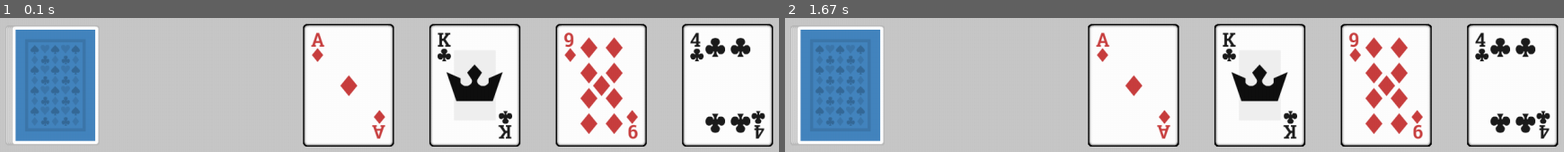
Above: before the commit, frames 1-2 (left to right).
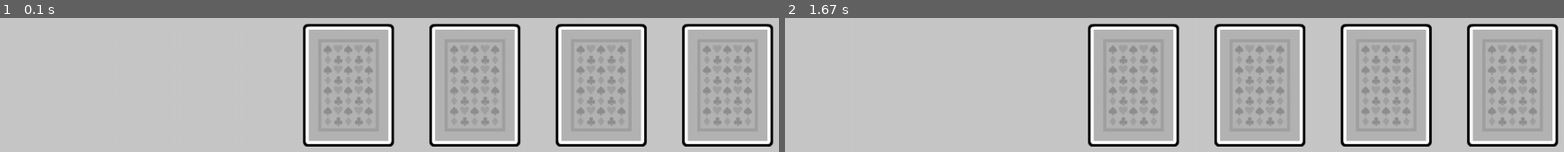
Above: after the commit, the same moments.

Repository: mrmetrix4/PygameSolitaire
Game: pygame game, started from main.py
Two runs of this game, one before a commit and one after it. Both use one fixed random seed, a clock stepped at 60 frames per second and the inputs below.
Inputs:
- Up to frame 1 (0.1 s): no input
- Up to frame 2 (1.67 s): no input

The runs differ from the first frame. In frame 1, 46% of the frame differs, in the area x 1-100%, y 4-96%; in frame 2, 46%.

Commit message:
Added columns logic.

Diff:
--- a/main.py
+++ b/main.py
@@ -10,26 +10,19 @@
 
 pygame.init()
 
-SCREEN = pygame.display.set_mode((locations.WIDTH, locations.HEIGHT))
-BASE_FONT = pygame.freetype.SysFont(None, misc.FONT_SIZE)
 
+def main():
+    clock = pygame.time.Clock()
 
-def init() -> None:
+    pygame.display.set_caption(settings.GAME_CAPTION)
+
     logging.basicConfig(
         filename=settings.LOG_FILE_NAME,
         encoding='utf-8',
         level=settings.LOG_LEVEL
     )
 
-    pygame.display.set_caption(settings.GAME_CAPTION)
-    SCREEN.fill(colors.BACKGROUND_GRAY)
-
-    states.game = Game(SCREEN)
-
-
-def main():
-    clock = pygame.time.Clock()
-    init()
+    states.game = Game()
 
     running_loop = True
     while running_loop:
@@ -38,20 +31,6 @@
             if event.type == pygame.QUIT:
                 running_loop = False
 
-        SCREEN.blit(states.game.card_back_sprite, (30, 30))
-        SCREEN.blit(states.game.card_back_sprite, (33, 30))
-        SCREEN.blit(states.game.card_back_sprite, (36, 30))
-        SCREEN.blit(states.game.card_back_sprite, (39, 30))
-
-        example_rect = states.game.card_back_sprite.get_rect(topleft=(0, 30))
-
-        for x in locations.SLOTS_CENTER_X:
-            SCREEN.blit(states.game.card_slot_sprite,
-                        states.game.card_slot_sprite.get_rect(center=(x, example_rect.centery)))
-
-        for i in range(4):
-            states.game.card_deck[i].draw(center=(locations.SLOTS_CENTER_X[i], locations.ROW_ZERO_CENTER_Y))
-
         pygame.display.update()
     pygame.quit()
 
--- a/states/game.py
+++ b/states/game.py
@@ -1,15 +1,29 @@
 import random
-import pygame
 import xml.etree.ElementTree as ET
 
-from constants import paths
+import pygame
+
+from constants import paths, locations, colors, misc
 from shared import sprites
 from structures.card import Card
 
 
 class Game:
+    def __init__(self):
+        self.screen: pygame.Surface = pygame.display.set_mode((locations.WIDTH, locations.HEIGHT))
+        self.base_font: pygame.freetype.Font = pygame.freetype.SysFont(None, misc.FONT_SIZE)
 
-    def _init_cards(self):
+        self.card_deck: list[Card] = []
+        self.card_back_sprite: pygame.Surface = None
+        self.card_slot_sprite: pygame.Surface = None
+        self.columns: list[list[Card]] = []
+
+        self._init_screen()
+        self._init_sprites_and_deck()
+        self._init_slots()
+        self._init_columns()
+
+    def _init_sprites_and_deck(self):
         sprites.cards_sprite_sheet = (
             pygame.image.load(paths.CARDS_SPRITE_SHEET)
             .convert_alpha()
@@ -32,11 +46,17 @@
             .convert_alpha()
         )
 
-    def __init__(self, screen: pygame.Surface):
-        self.screen = screen
+    def _init_slots(self):
+        for x_pos in locations.SLOTS_CENTER_X:
+            slot_rect = self.card_slot_sprite.get_rect(center=(x_pos, locations.ROW_ZERO_CENTER_Y))
+            self.screen.blit(self.card_slot_sprite, slot_rect)
 
-        self.card_deck: list[Card] = []
-        self.card_back_sprite: pygame.Surface = None
-        self.card_slot_sprite: pygame.Surface = None
+    def _init_screen(self):
+        self.screen.fill(colors.BACKGROUND_GRAY)
 
-        self._init_cards()
+    def _init_columns(self):
+        for col in range(7):
+            self.columns.append([self.card_deck.pop() for _ in range(col + 1)])
+
+    def draw_columns(self):
+        pass
